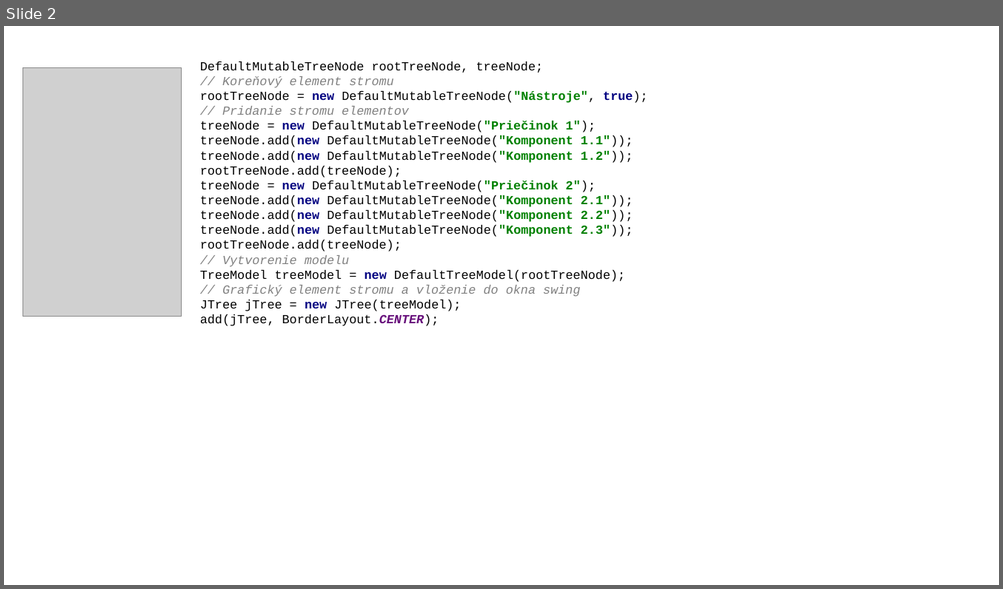
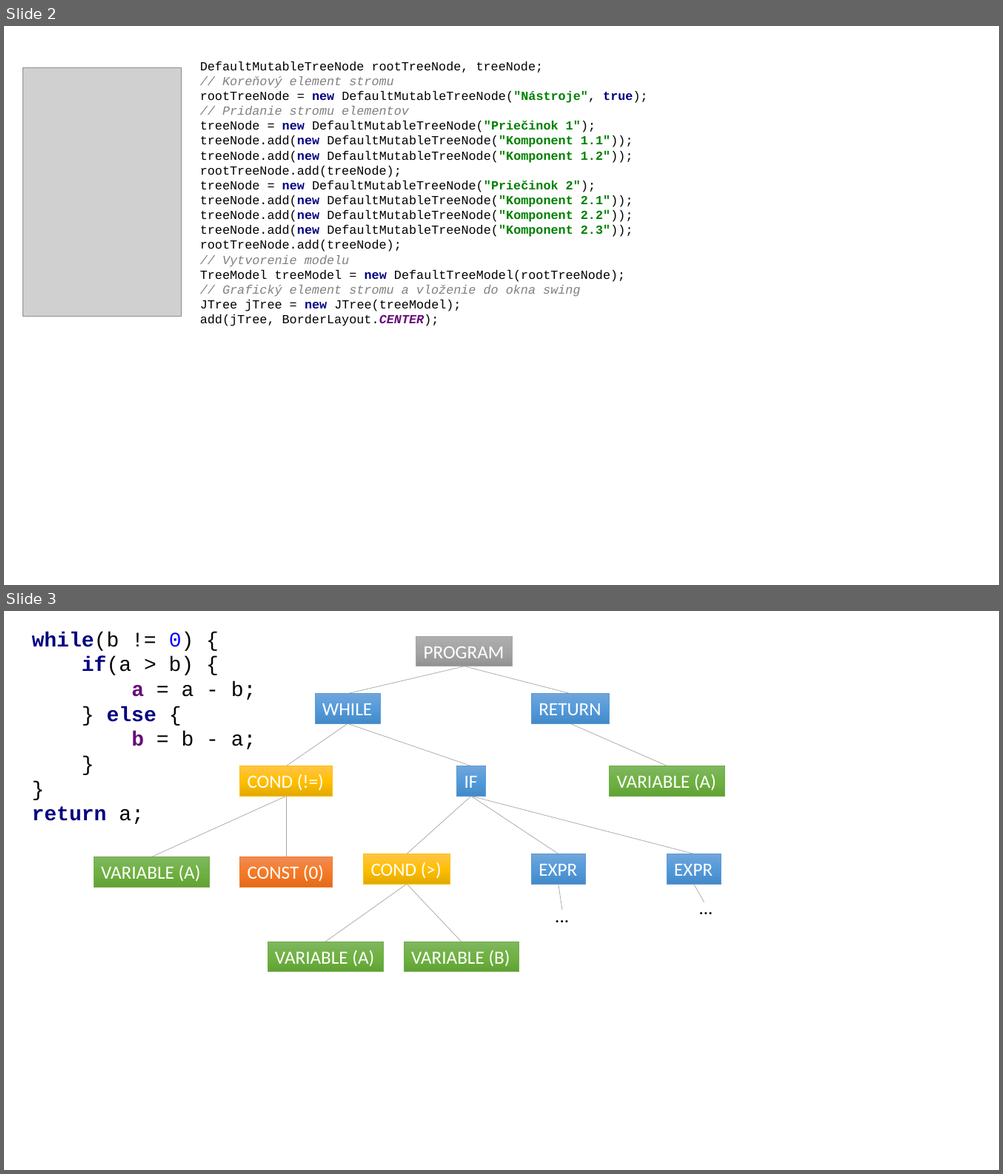
Before and after one commit to ppatrik/DiplomovaPraca, a slide deck: seminare/diplomovy-seminar-1/pics/DiplomovkaSchemy.pptx. Shown one above the other, each under a label of ours: slide 2 before the commit, slides 2 and 3 after it. The pictures are 1003x589 and 1003x1174 pixels, drawn with LibreOffice and Linux fonts; fonts in the diff are those of the drawing; grey boxes stand for pictures. Boxes give left, top, right and bottom in pixels: in the first picture for what was removed or moved away, otherwise in the second. Text is boxed around its words. In the diff, an @@ line names an element or a change of style, - is before the commit and + after.

```diff
--- a/seminare/diplomovy-seminar-1/pics/DiplomovkaSchemy.pptx
+++ b/seminare/diplomovy-seminar-1/pics/DiplomovkaSchemy.pptx
@@ slide 3 added at bbox=[4, 611, 999, 1170], background #FFFFFF @@
@@ text added at bbox=[32, 632, 256, 824], 20 pt, text #000000 @@
+while(b != 0) {
+if(a > b) {
+a = a - b;
+} else {
+b = b - a;
+}
+}
+return a;
@@ rectangle added at bbox=[416, 636, 512, 667], fill gradient #AFAFAF to #A5A5A5 to #939393, outline #A5A5A5 0.5 pt, 18 pt, text #FFFFFF @@
+PROGRAM
@@ line added from (464, 667) to (348, 694), #A6A6A6 0.5 pt @@
@@ line added from (464, 667) to (570, 694), #A6A6A6 0.5 pt @@
@@ rectangle added at bbox=[315, 694, 381, 723], fill gradient #71A6DB to #559BDB to #448ACA, outline #5B9BD5 0.5 pt, 18 pt, text #FFFFFF @@
+WHILE
@@ rectangle added at bbox=[532, 694, 610, 723], fill gradient #71A6DB to #559BDB to #448ACA, outline #5B9BD5 0.5 pt, 18 pt, text #FFFFFF @@
+RETURN
@@ line added from (348, 723) to (286, 766), #A6A6A6 0.5 pt @@
@@ line added from (348, 723) to (471, 766), #A6A6A6 0.5 pt @@
@@ line added from (570, 723) to (667, 766), #A6A6A6 0.5 pt @@
@@ rectangle added at bbox=[240, 766, 333, 796], fill gradient #FFC64B to #FFC000 to #E3AB00, outline #FFC000 0.5 pt, 18 pt, text #FFFFFF @@
+COND (!=)
@@ rectangle added at bbox=[457, 766, 485, 796], fill gradient #71A6DB to #559BDB to #448ACA, outline #5B9BD5 0.5 pt, 18 pt, text #FFFFFF @@
+IF
@@ rectangle added at bbox=[609, 766, 725, 796], fill gradient #81B861 to #6FB242 to #62A336, outline #70AD47 0.5 pt, 18 pt, text #FFFFFF @@
+VARIABLE (A)
@@ line added from (286, 796) to (152, 857), #A6A6A6 0.5 pt @@
@@ line added from (286, 796) to (286, 857), #A6A6A6 0.5 pt @@
@@ line added from (471, 796) to (407, 854), #A6A6A6 0.5 pt @@
@@ line added from (471, 796) to (558, 854), #A6A6A6 0.5 pt @@
@@ line added from (471, 796) to (694, 854), #A6A6A6 0.5 pt @@
@@ rectangle added at bbox=[364, 854, 450, 884], fill gradient #FFC64B to #FFC000 to #E3AB00, outline #FFC000 0.5 pt, 18 pt, text #FFFFFF @@
+COND (>)
@@ rectangle added at bbox=[532, 854, 585, 884], fill gradient #71A6DB to #559BDB to #448ACA, outline #5B9BD5 0.5 pt, 18 pt, text #FFFFFF @@
+EXPR
@@ rectangle added at bbox=[666, 854, 720, 884], fill gradient #71A6DB to #559BDB to #448ACA, outline #5B9BD5 0.5 pt, 18 pt, text #FFFFFF @@
+EXPR
@@ rectangle added at bbox=[94, 857, 209, 887], fill gradient #81B861 to #6FB242 to #62A336, outline #70AD47 0.5 pt, 18 pt, text #FFFFFF @@
+VARIABLE (A)
@@ rectangle added at bbox=[240, 857, 333, 887], fill gradient #F18C57 to #F67B28 to #E56C19, outline #ED7D31 0.5 pt, 18 pt, text #FFFFFF @@
+CONST (0)
@@ line added from (407, 884) to (326, 943), #A6A6A6 0.5 pt @@
@@ line added from (407, 884) to (461, 943), #A6A6A6 0.5 pt @@
@@ line added from (558, 884) to (562, 910), #A6A6A6 0.5 pt @@
@@ text added at bbox=[691, 892, 720, 922], 18 pt, text #000000 @@
+...
@@ line added from (694, 884) to (704, 902), #A6A6A6 0.5 pt @@
@@ text added at bbox=[548, 900, 577, 931], 18 pt, text #000000 @@
+...
@@ rectangle added at bbox=[267, 943, 383, 972], fill gradient #81B861 to #6FB242 to #62A336, outline #70AD47 0.5 pt, 18 pt, text #FFFFFF @@
+VARIABLE (A)
@@ rectangle added at bbox=[404, 943, 519, 972], fill gradient #81B861 to #6FB242 to #62A336, outline #70AD47 0.5 pt, 18 pt, text #FFFFFF @@
+VARIABLE (B)
```
Also in this commit, not shown: 2 other slides added, 1 slide removed, 4 other files.
